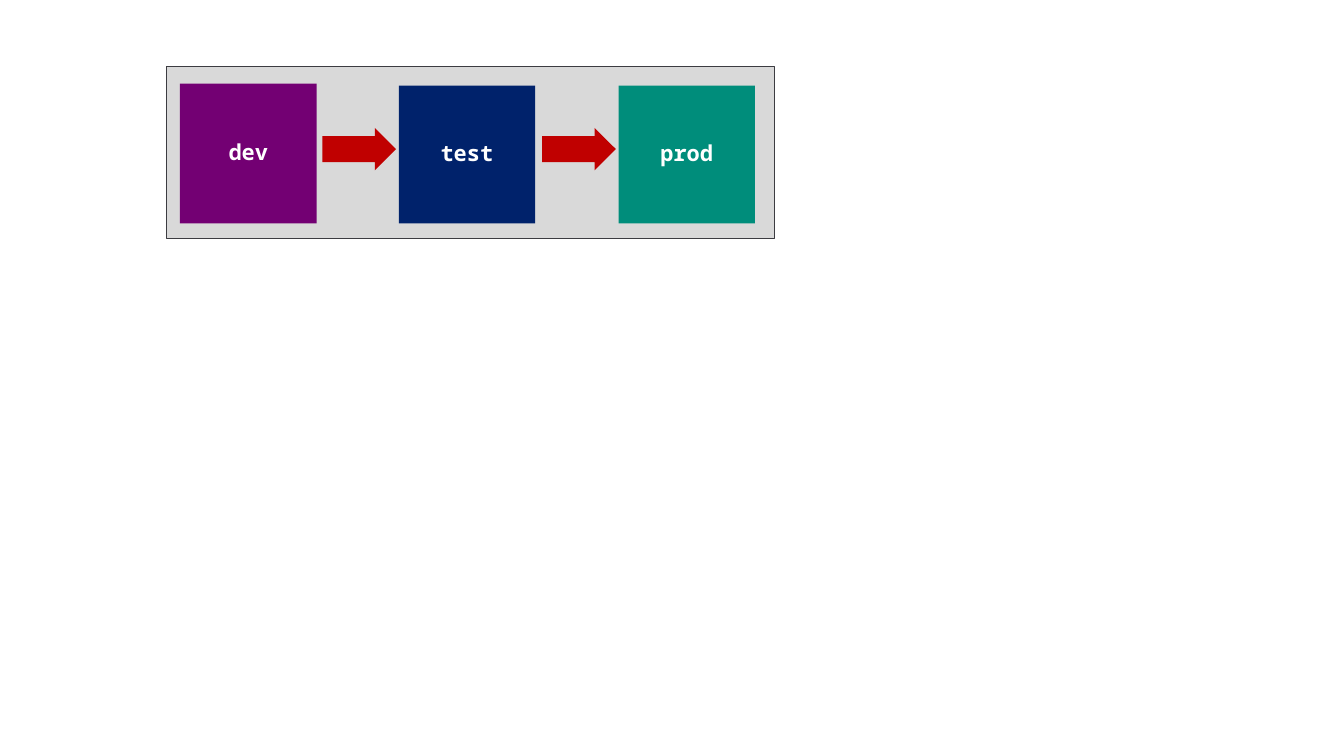
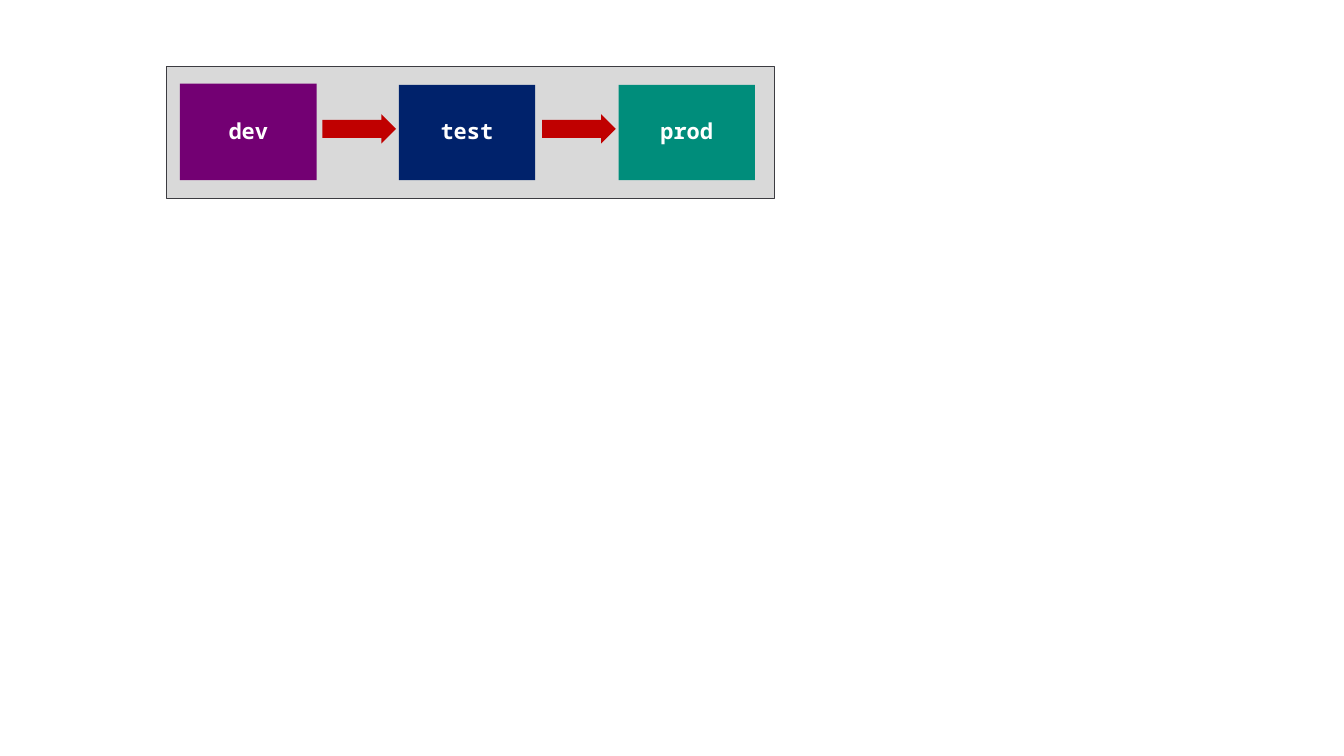
Before and after one commit to FabricDevCamp/fabric-cicd-whitepaper, a slide deck: slide 3 of pptx/Part 1 - Overview of Fabric CICD.pptx. Drawn at 1344x756 pixels with LibreOffice and Linux fonts; fonts in the diff are those of the drawing. Boxes give left, top, right and bottom in pixels: in the first picture for what was removed or moved away, otherwise in the second. Text is boxed around its words. In the diff, an @@ line names an element or a change of style, - is before the commit and + after.

```diff
--- a/pptx/Part 1 - Overview of Fabric CICD.pptx
+++ b/pptx/Part 1 - Overview of Fabric CICD.pptx
@@ rectangle resized from (x1=167, y1=66, x2=775, y2=238) to (x1=167, y1=66, x2=775, y2=199) @@
@@ rectangle "dev" resized from (x1=180, y1=84, x2=316, y2=223) to (x1=180, y1=84, x2=316, y2=181) @@
@@ rectangle "test" resized from (x1=399, y1=86, x2=536, y2=223) to (x1=399, y1=85, x2=536, y2=180) @@
@@ rectangle "prod" resized from (x1=619, y1=86, x2=755, y2=223) to (x1=619, y1=85, x2=755, y2=180) @@
@@ right arrow resized from (x1=322, y1=127, x2=396, y2=170) to (x1=322, y1=115, x2=396, y2=144) @@
@@ right arrow resized from (x1=543, y1=127, x2=617, y2=170) to (x1=543, y1=115, x2=617, y2=144) @@
```
Also in this commit, not shown: 9 other slides changed, 31 slides added, 7 slides removed, 5 other files.
